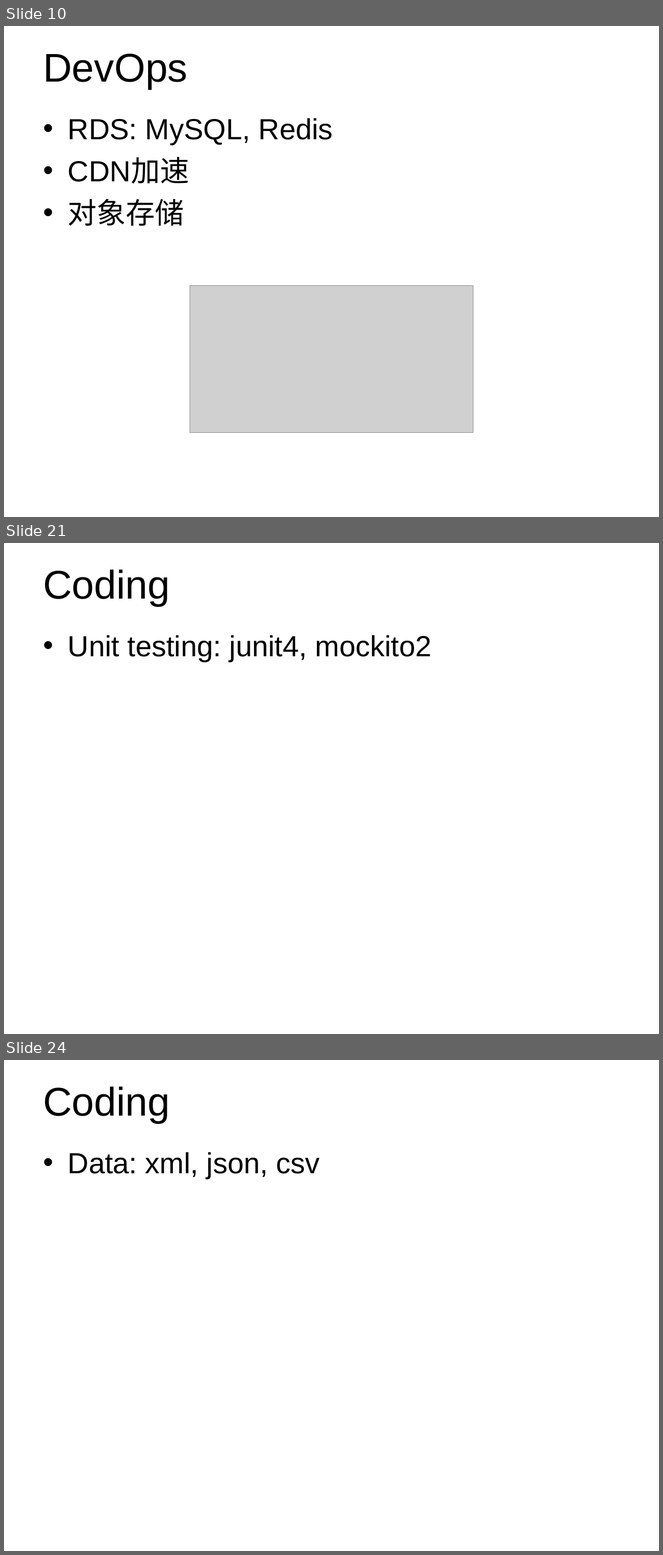
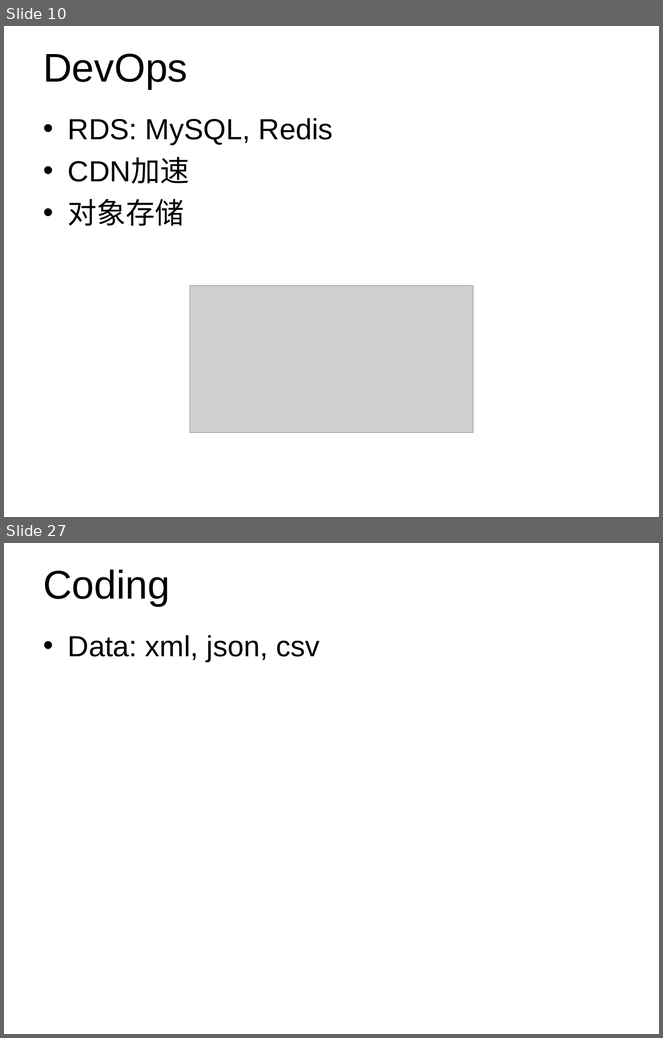
Before and after one commit to Wang-Ray/notes, a slide deck: Architect.ppt. Shown one above the other, each under a label of ours: slides 10, 21 and 24 before the commit, slides 10 and 27 after it; the slides between them are not shown. The pictures are 663x1555 and 663x1038 pixels, drawn with LibreOffice and Linux fonts; fonts in the diff are those of the drawing; grey boxes stand for pictures; background and template pictures are left out. Boxes give left, top, right and bottom in pixels: in the first picture for what was removed or moved away, otherwise in the second. Text is boxed around its words. In the diff, an @@ line names an element or a change of style, - is before the commit and + after.

```diff
--- a/Architect.ppt
+++ b/Architect.ppt
@@ slide 21 removed at (x1=4, y1=543, x2=659, y2=1034), background #FFFFFF @@
@@ title removed at (x1=43, y1=570, x2=170, y2=606) @@
-Coding
@@ text removed at (x1=68, y1=635, x2=431, y2=662) @@
-• Unit testing: junit4, mockito2
@@ what was slide 24 is now slide 27 @@
```
Also in this commit, not shown: 13 slides changed, 1 slide added, 1 other slide removed, 1 other file.
